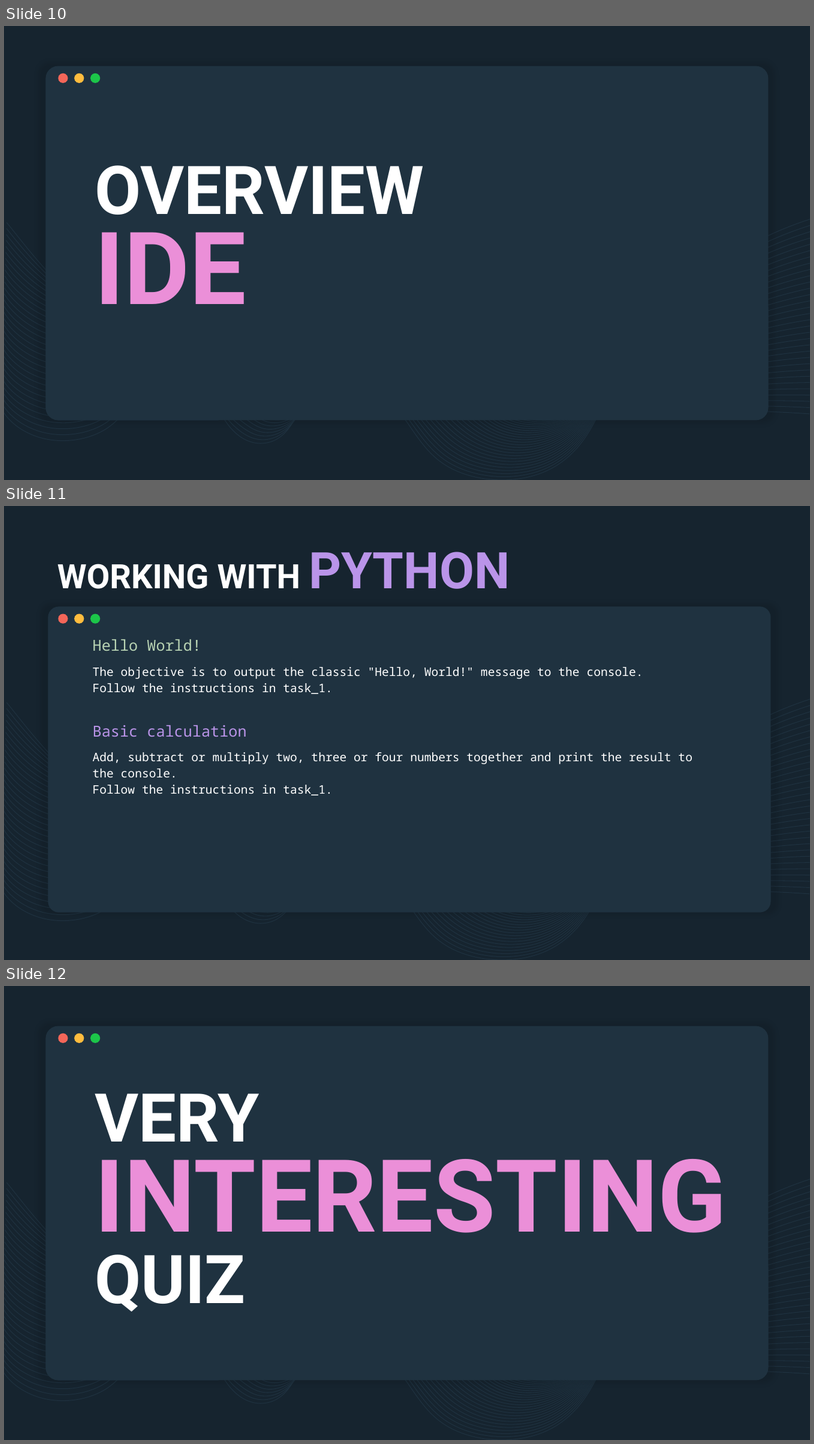
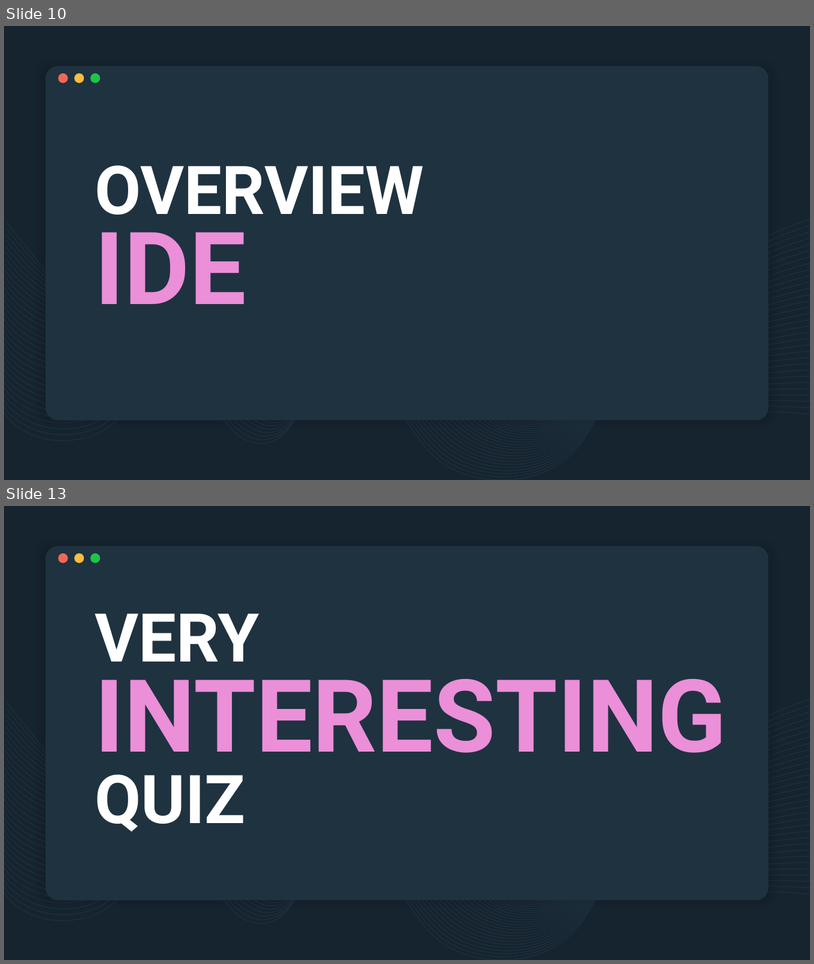
Before and after one commit to derech1e/python-beginner-course, a slide deck: lesson_1/lesson_1_ger.pptx. Shown one above the other, each under a label of ours: slides 10, 11 and 12 before the commit, slides 10 and 13 after it; the slides between them are not shown. The pictures are 814x1444 and 814x964 pixels, drawn with LibreOffice and Linux fonts; fonts in the diff are those of the drawing. Boxes give left, top, right and bottom in pixels: in the first picture for what was removed or moved away, otherwise in the second. Text is boxed around its words. In the diff, an @@ line names an element or a change of style, - is before the commit and + after.

```diff
--- a/lesson_1/lesson_1_ger.pptx
+++ b/lesson_1/lesson_1_ger.pptx
@@ slide 11 removed at <box>4,506,810,960</box>, background #16242F; not listed: 32 template elements that a slide beside it also shows @@
@@ title removed at <box>57,552,510,589</box> @@
-WORKING WITH PYTHON
@@ rounded rectangle removed at <box>48,606,771,912</box> @@
@@ ellipse removed at <box>59,613,68,624</box> @@
@@ ellipse removed at <box>74,613,84,624</box> @@
@@ ellipse removed at <box>90,613,100,624</box> @@
@@ subtitle removed at <box>93,639,201,651</box> @@
-Hello World!
@@ text removed at <box>93,667,644,694</box> @@
-The objective is to output the classic "Hello, World!" message to the console.
-Follow the instructions in task_1.
@@ subtitle removed at <box>93,725,246,736</box> @@
-Basic calculation
@@ text removed at <box>93,752,693,795</box> @@
-Add, subtract or multiply two, three or four numbers together and print the result to the console.
-Follow the instructions in task_1.
@@ what was slide 12 is now slide 13 @@
```
Also in this commit, not shown: 2 slides added.
